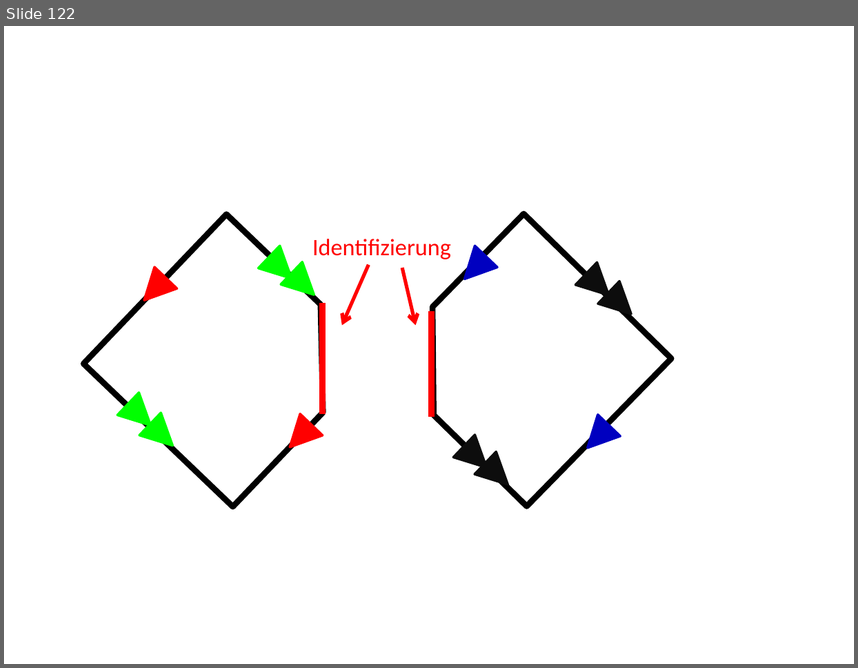
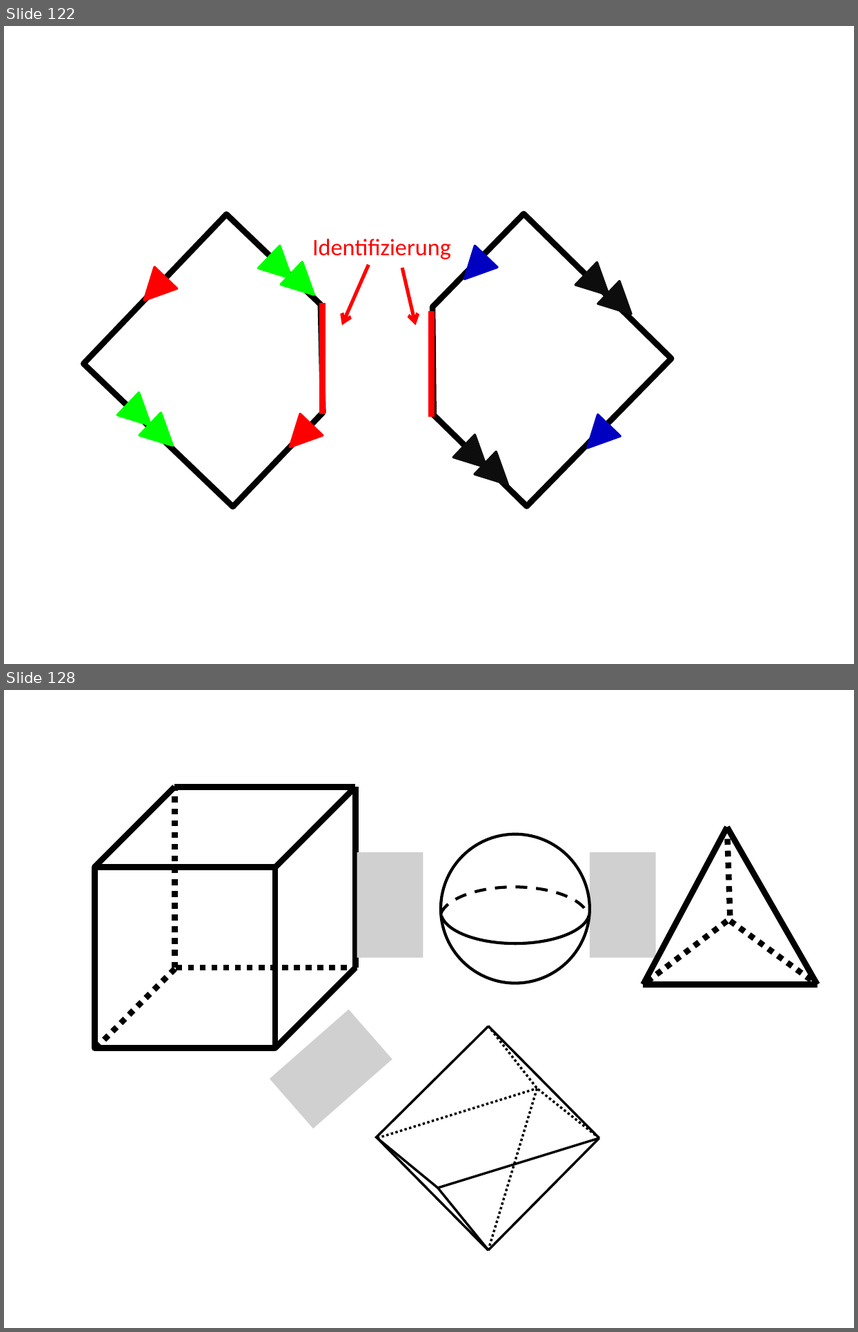
Before and after one commit to lutteropp/GeoTopo, a slide deck: images/Bilder.pptx. Shown one above the other, each under a label of ours: slide 122 before the commit, slides 122 and 128 after it; the slides between them are not shown. The pictures are 858x668 and 858x1332 pixels, drawn with LibreOffice and Linux fonts; fonts in the diff are those of the drawing; grey boxes stand for pictures. Boxes give left, top, right and bottom in pixels: in the first picture for what was removed or moved away, otherwise in the second. Text is boxed around its words. In the diff, an @@ line names an element or a change of style, - is before the commit and + after.

```diff
--- a/images/Bilder.pptx
+++ b/images/Bilder.pptx
@@ slide 128 added at (x1=4, y1=690, x2=854, y2=1328), background #FFFFFF @@
@@ line added from (94, 867) to (175, 787), #000000 5 pt @@
@@ line added from (175, 967) to (175, 787), #000000 5 pt dashed @@
@@ line added from (175, 787) to (356, 787), #000000 5 pt @@
@@ line added from (275, 867) to (356, 787), #000000 5 pt @@
@@ line added from (356, 967) to (356, 787), #000000 5 pt @@
@@ ellipse added at (x1=441, y1=834, x2=590, y2=983), outline #000000 2.5 pt @@
@@ picture added at (x1=357, y1=852, x2=423, y2=958) @@
@@ picture added at (x1=590, y1=852, x2=656, y2=958) @@
@@ rectangle added at (x1=95, y1=867, x2=275, y2=1047), outline #000000 5 pt @@
@@ arc (boxed as its full ellipse) added at (x1=440, y1=887, x2=589, y2=951), outline #000000 2.5 pt dashed @@
@@ arc (boxed as its full ellipse) added at (x1=441, y1=880, x2=590, y2=943), outline #000000 2.5 pt @@
@@ group added at (x1=643, y1=827, x2=818, y2=984): 6 lines @@
@@ line added from (96, 1048) to (176, 967), #000000 5 pt dashed @@
@@ line added from (176, 967) to (357, 967), #000000 5 pt dashed @@
@@ line added from (275, 1048) to (356, 967), #000000 5 pt @@
@@ picture added at (x1=270, y1=1009, x2=392, y2=1129) @@
@@ group added at (x1=375, y1=1026, x2=599, y2=1250): 11 lines @@
```
Also in this commit, not shown: 11 other slides added, 1 slide removed, 20 other files.
